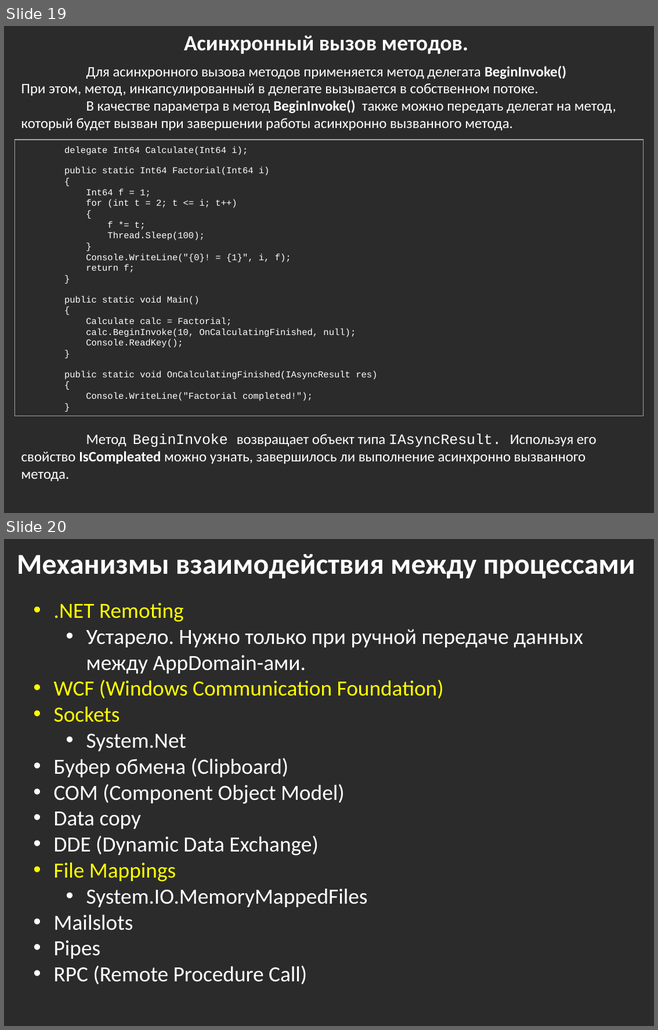
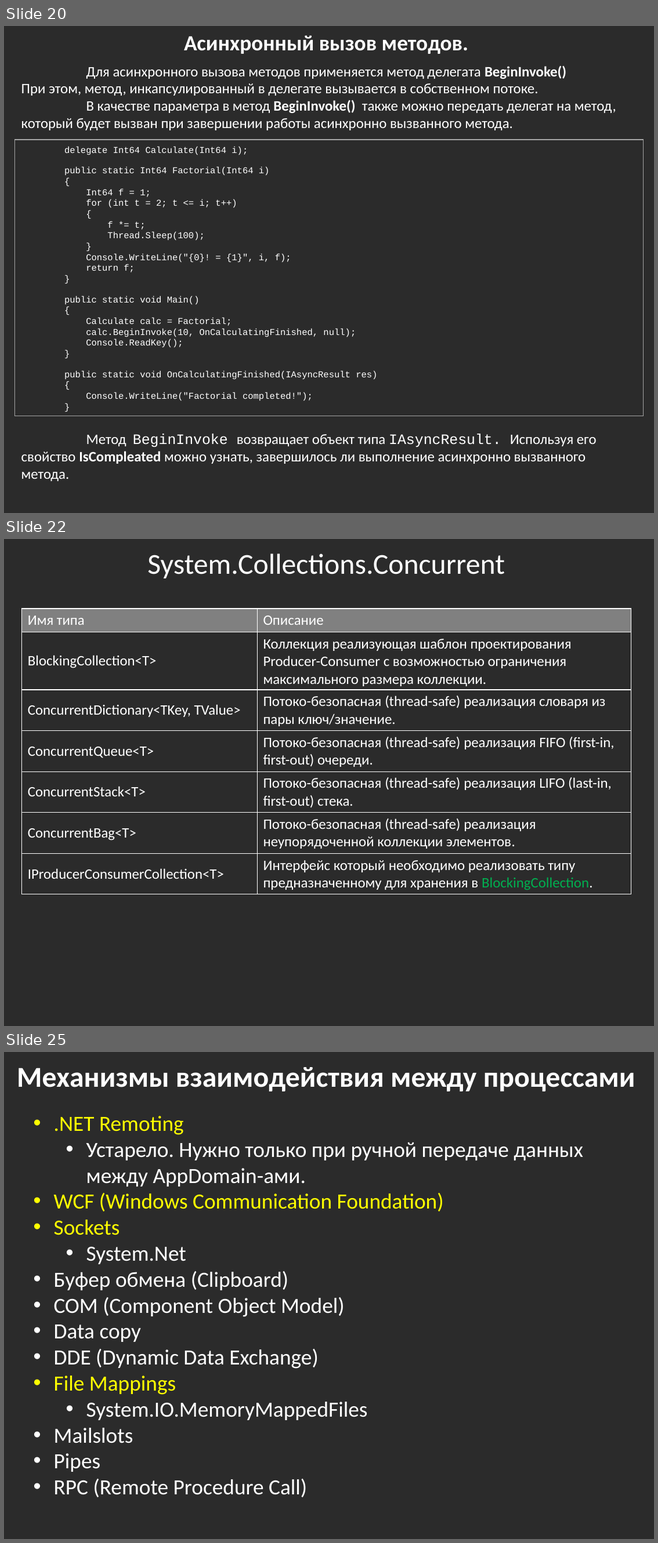
Before and after one commit to bazile/Training, a slide deck: Presentation/lesson-08.pptx. Shown one above the other, each under a label of ours: slides 19 and 20 before the commit, slides 20, 22 and 25 after it; the slides between them are not shown. The pictures are 658x1030 and 658x1543 pixels, drawn with LibreOffice and Linux fonts; fonts in the diff are those of the drawing; background and template pictures are left out; a plain dark background stands for a picture behind light text. Boxes give left, top, right and bottom in pixels: in the first picture for what was removed or moved away, otherwise in the second. Text is boxed around its words. In the diff, an @@ line names an element or a change of style, - is before the commit and + after.

Commit message:
Updated multi-threading presentation (lesson #8)

```diff
--- a/Presentation/lesson-08.pptx
+++ b/Presentation/lesson-08.pptx
@@ slide 22 added at (x1=4, y1=539, x2=654, y2=1026), background picture (left out) @@
@@ text added at (x1=147, y1=553, x2=505, y2=578), 32 pt, text #FFFFFF @@
+System.Collections.Concurrent
@@ table added at (x1=22, y1=609, x2=631, y2=895), 7 rows, 2 columns @@
+Имя типа | Описание
+BlockingCollection<T> | Коллекция реализующая шаблон проектирования Producer-Consumer с возможностью ограничения максимального размера коллекции.
+ConcurrentDictionary<TKey, TValue> | Потоко-безопасная (thread-safe) реализация словаря из пары ключ/значение.
+ConcurrentQueue<T> | Потоко-безопасная (thread-safe) реализация FIFO (first-in, first-out) очереди.
+ConcurrentStack<T> | Потоко-безопасная (thread-safe) реализация LIFO (last-in, first-out) стека.
+ConcurrentBag<T> | Потоко-безопасная (thread-safe) реализация неупорядоченной коллекции элементов.
+IProducerConsumerCollection<T> | Интерфейс который необходимо реализовать типу предназначенному для хранения в BlockingCollection.
@@ what was slide 19 is now slide 20 @@
@@ what was slide 20 is now slide 25 @@
```
Also in this commit, not shown: 3 slides changed, 4 other slides added.
